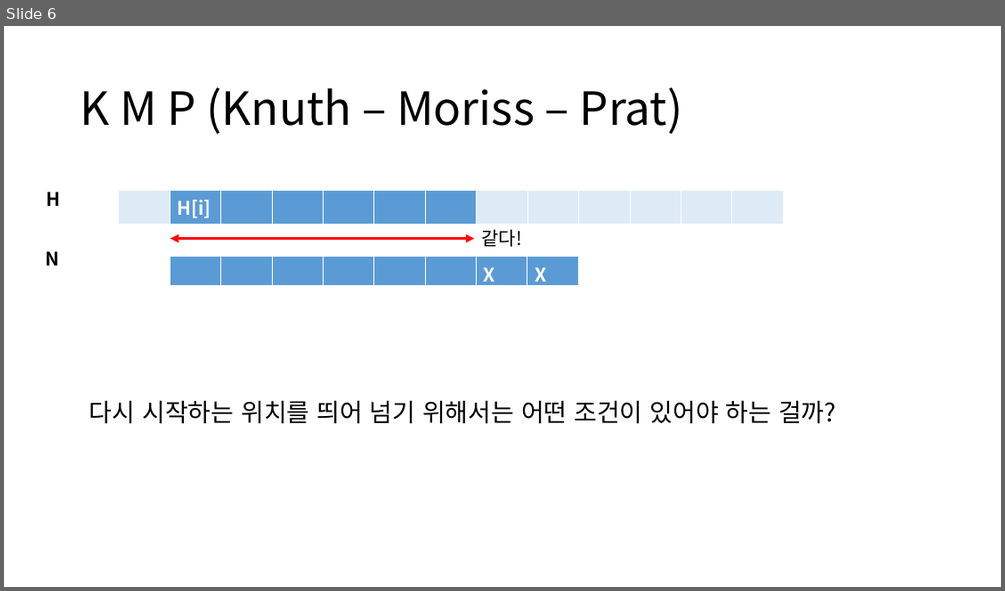
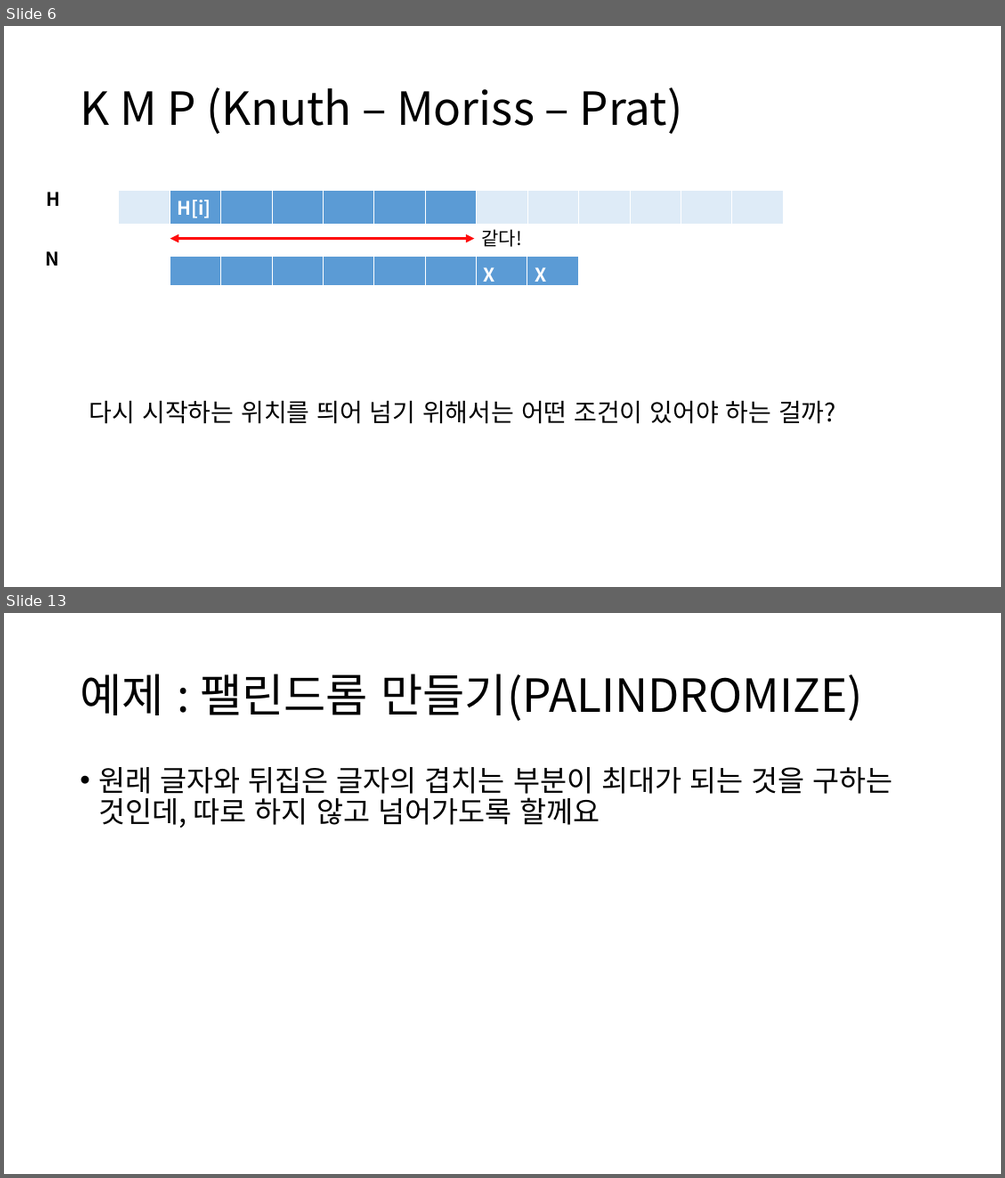
Before and after one commit to ALGOSOPT/algosopt, a slide deck: Chapter20/chapter20.pptx. Shown one above the other, each under a label of ours: slide 6 before the commit, slides 6 and 13 after it; the slides between them are not shown. The pictures are 1005x591 and 1005x1178 pixels, drawn with LibreOffice and Linux fonts; fonts in the diff are those of the drawing. Boxes give left, top, right and bottom in pixels: in the first picture for what was removed or moved away, otherwise in the second. Text is boxed around its words. In the diff, an @@ line names an element or a change of style, - is before the commit and + after.

```diff
--- a/Chapter20/chapter20.pptx
+++ b/Chapter20/chapter20.pptx
@@ slide 13 added at (4, 613, 1001, 1174), background #FFFFFF @@
@@ title added at (80, 674, 862, 721), 44 pt, text #000000 @@
+예제 : 팰린드롬 만들기(PALINDROMIZE)
@@ text added at (98, 767, 893, 827), 28 pt, text #000000 @@
+• 원래 글자와 뒤집은 글자의 겹치는 부분이 최대가 되는 것을 구하는 것인데, 따로 하지 않고 넘어가도록 할께요
```
Also in this commit, not shown: 5 slides changed, 6 other slides added, 9 slides removed, 2 other files.
